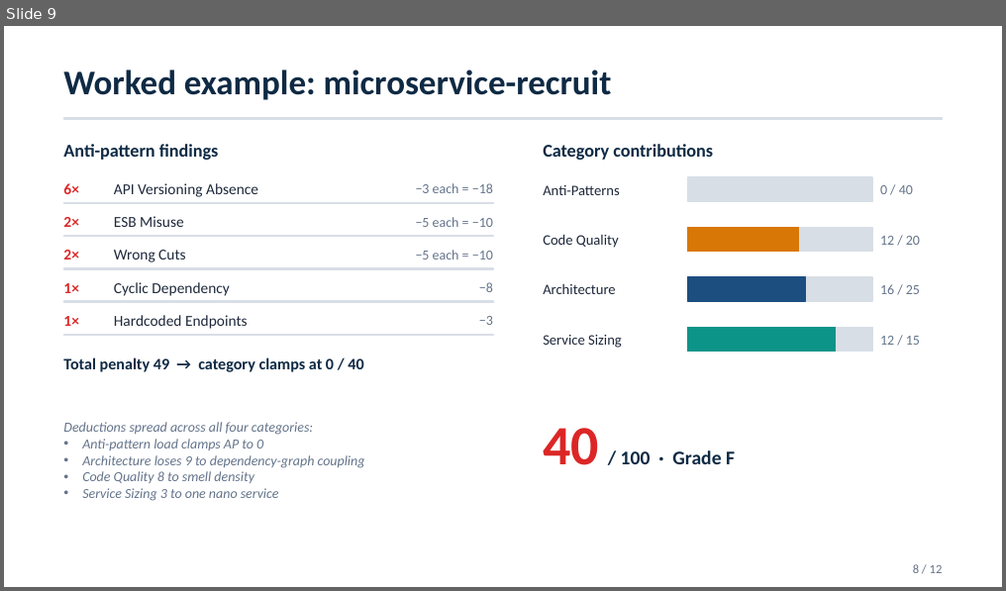
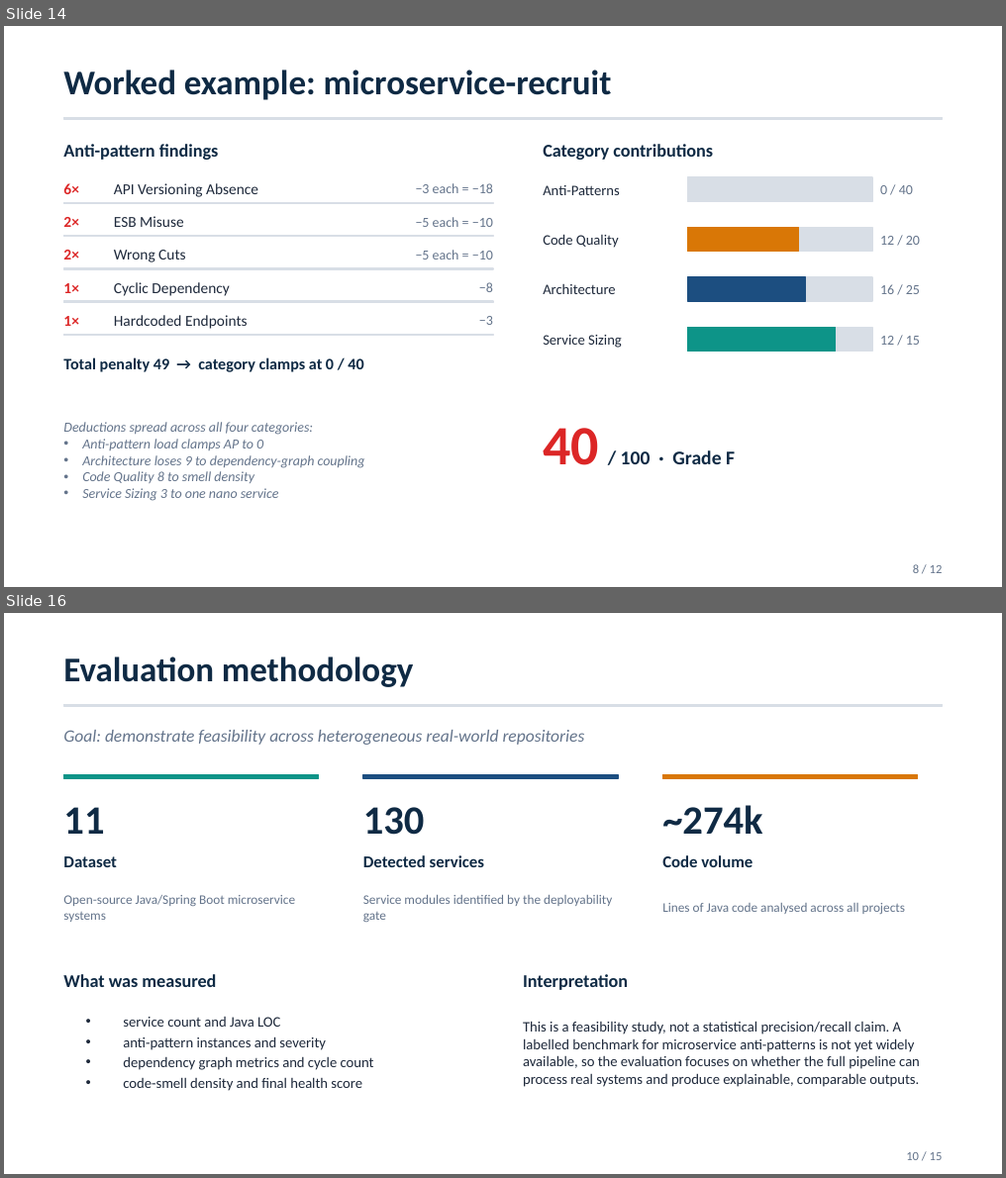
Before and after one commit to andrei45635/dissertation_backend, a slide deck: thesis/presentation/MSA_Detector_Defense_v2.pptx. Shown one above the other, each under a label of ours: slide 9 before the commit, slides 14 and 16 after it; the slides between them are not shown. The pictures are 1006x591 and 1006x1178 pixels, drawn with LibreOffice and Linux fonts; fonts in the diff are those of the drawing. Boxes give left, top, right and bottom in pixels: in the first picture for what was removed or moved away, otherwise in the second. Text is boxed around its words. In the diff, an @@ line names an element or a change of style, - is before the commit and + after.

```diff
--- a/thesis/presentation/MSA_Detector_Defense_v2.pptx
+++ b/thesis/presentation/MSA_Detector_Defense_v2.pptx
@@ slide 16 added at [4,613,1002,1174], background #FFFFFF @@
@@ text added at [63,657,413,687], 25 pt, text #0F2A44, bold @@
+Evaluation methodology
@@ rectangle added at [63,705,943,706], fill #D8DEE6, outline #D8DEE6 1 pt @@
@@ text added at [63,730,585,745], 12.5 pt, text #64748B, italic @@
+Goal: demonstrate feasibility across heterogeneous real-world repositories
@@ rectangle added at [63,774,319,778], fill #0D9488, outline #0D9488 1 pt @@
@@ rectangle added at [363,774,618,778], fill #1C4E80, outline #1C4E80 1 pt @@
@@ rectangle added at [662,774,917,778], fill #D97706, outline #D97706 1 pt @@
@@ text added at [63,807,104,834], 29 pt, text #0F2A44, bold @@
+11
@@ text added at [363,807,425,835], 29 pt, text #0F2A44, bold @@
+130
@@ text added at [662,805,762,834], 29 pt, text #0F2A44, bold @@
+~274k
@@ text added at [63,857,116,867], 12 pt, text #0F2A44, bold @@
+Dataset
@@ text added at [363,856,484,867], 12 pt, text #0F2A44, bold @@
+Detected services
@@ text added at [662,856,752,867], 12 pt, text #0F2A44, bold @@
+Code volume
@@ text added at [63,895,295,922], 9.5 pt, text #64748B @@
+Open-source Java/Spring Boot microservice systems
@@ text added at [363,895,612,922], 9.5 pt, text #64748B @@
+Service modules identified by the deployability gate
@@ text added at [662,903,905,914], 9.5 pt, text #64748B @@
+Lines of Java code analysed across all projects
@@ text added at [63,974,216,987], 13 pt, text #0F2A44, bold @@
+What was measured
@@ text added at [523,974,628,990], 13 pt, text #0F2A44, bold @@
+Interpretation
@@ text added at [123,1017,374,1091], 10.5 pt, text #1E293B @@
+• service count and Java LOC
+• anti-pattern instances and severity
+• dependency graph metrics and cycle count
+• code-smell density and final health score
@@ text added at [523,1021,920,1087], 10.5 pt, text #1E293B @@
+This is a feasibility study, not a statistical precision/recall claim. A labelled benchmark for microservice anti-patterns is not yet widely available, so the evaluation focuses on whether the full pipeline can process real systems and produce explainable, comparable outputs.
@@ text added at [906,1153,943,1160], 9 pt, text #64748B @@
+10 / 15
@@ what was slide 9 is now slide 14 @@
```
Also in this commit, not shown: 3 slides changed, 3 other slides added, 3 other files.
